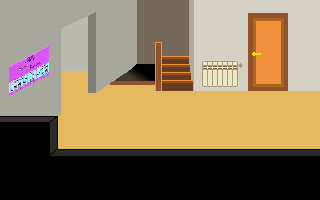
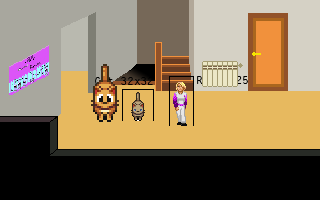
Comparing the layer stacks of the two 320 × 200 images. Changes:
added layer "Layer 14" above "HELPERS" over [91, 64, 119, 122]
showed group "HELPERS" (23 layers), moved it above "Layer 11" over [91, 64, 248, 126]
showed group "CHARS" (6 layers) over [95, 76, 248, 126]
